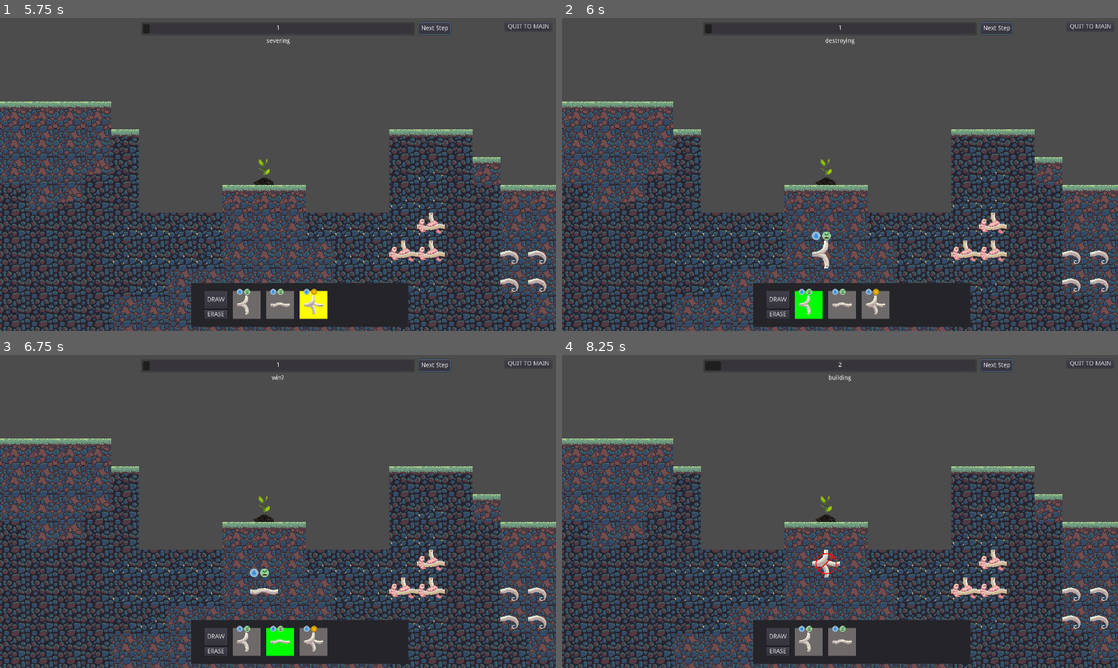
Above: before the commit, frames 1-4 (two rows, left to right).
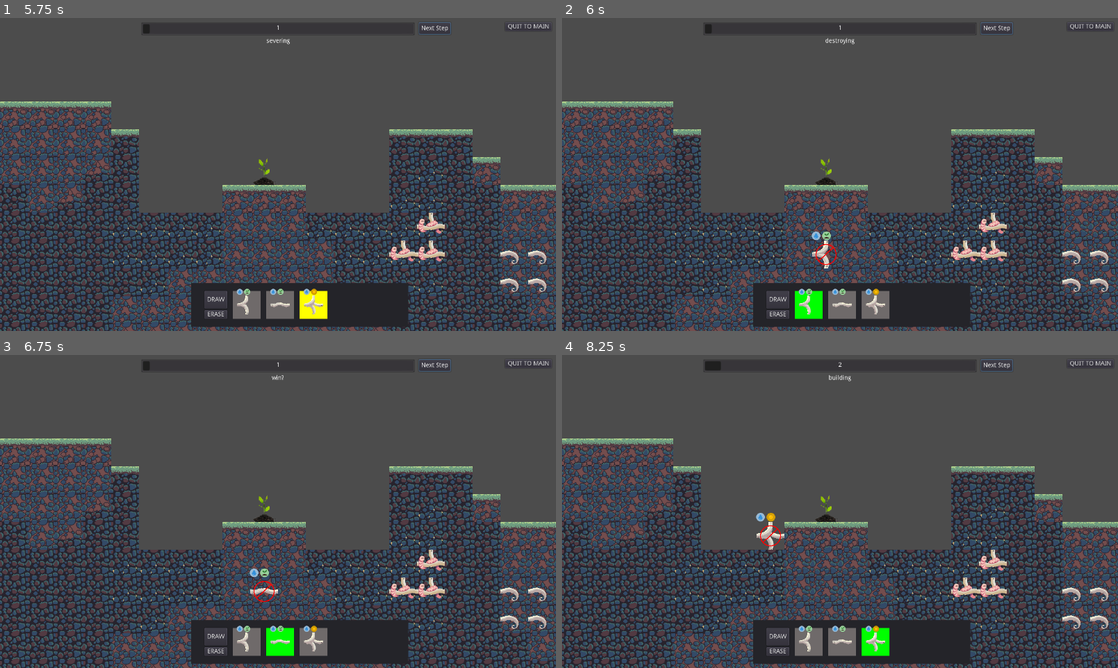
Above: after the commit, the same moments.

Repository: Gouellie/Roots
Game: Godot game, scene res://src/screens/main_menu.tscn
Same seed, same stepped clock (60 frames per second), same inputs: the game is played once before the commit and once after it.
Inputs (mouse positions are in pixels of both pictures, inside the frame that each line leads up to):
- Up to frame 1 (5.75 s): click "NEW GAME" at 0.5 s; click "Next Step" at 1.25 s; click "Next Step" at 2 s; click "DRAW" at 2.75 s; click "DRAW" at 3.5 s; click "Next Step" at 4.25 s; click "DRAW" at 5 s
- Up to frame 2 (6 s): tap Enter at 5.75 s; drag from (806, 305) to (828, 183) at 5.77 s
- Up to frame 3 (6.75 s): tap Space (ui_select) at 6.5 s; drag from (278, 642) to (266, 520) at 6.52 s
- Up to frame 4 (8.25 s): tap Enter at 7.25 s; move the mouse to (873, 642) at 7.27 s; hold A (rotate_ccw) 7.28-8 s; click (873, 642) at 7.42 s; tap Space (ui_select) at 8 s; drag from (812, 574) to (673, 464) at 8.02 s

Frame 1 is identical in both runs. In frame 2, less than 0.1% of the frame differs, in the area x 45-50%, y 72-79%; in frame 3, less than 0.1%; in frame 4, 0.9%, in the area x 34-59%, y 50-97%.

Commit message:
Finished tile placement validation
Now checking for valid connection to a root that's connected to the root network

Diff:
--- a/src/scenes/librairies/tiles/blueprints/tile_blueprint.gd
+++ b/src/scenes/librairies/tiles/blueprints/tile_blueprint.gd
@@ -4,6 +4,12 @@
 export (int) var tile_index
 
 onready var resource_manager : ResourceManager = $ResourceManager
+onready var _connections :Area2D= $skin/Connections
+
+onready var _connection_n :CollisionShape2D= $skin/Connections/CollisionShape2D_N
+onready var _connection_e :CollisionShape2D= $skin/Connections/CollisionShape2D_E
+onready var _connection_s :CollisionShape2D= $skin/Connections/CollisionShape2D_S
+onready var _connection_w :CollisionShape2D= $skin/Connections/CollisionShape2D_W
 
 var can_rotate : bool = true
 var real_rotation : float = 0.0
@@ -14,13 +20,15 @@
 	match tile_index:
 		Resources.TILES.STRAIGHT:
 			$skin/Sprite_Straight.visible = true
-
+			_connection_n.disabled = true
+			_connection_s.disabled = true
 		Resources.TILES.ELBOW:
 			$skin/Sprite_Elbow.visible = true
-
+			_connection_e.disabled = true
+			_connection_s.disabled = true
 		Resources.TILES.THREEWAY:
 			$skin/Sprite_ThreeWay.visible = true
-
+			_connection_e.disabled = true
 		Resources.TILES.FOURWAY:
 			$skin/Sprite_FourWay.visible = true
 			can_rotate = false
@@ -64,4 +72,10 @@
 
 
 func is_connected_to_network() -> bool:
-	return true
+	for area in _connections.get_overlapping_areas():
+		var a_owner = area.owner
+		if a_owner is Plant:
+			return true
+		if a_owner is Tile and a_owner.connected:
+			return true
+	return false
--- a/src/scenes/librairies/tiles/blueprints/tile_blueprint.tscn
+++ b/src/scenes/librairies/tiles/blueprints/tile_blueprint.tscn
@@ -1,10 +1,12 @@
-[gd_scene load_steps=6 format=2]
+[gd_scene load_steps=7 format=2]
 
 [ext_resource path="res://src/scenes/librairies/tiles/blueprints/tile_blueprint.gd" type="Script" id=1]
 [ext_resource path="res://src/scenes/resources/resource_manager.tscn" type="PackedScene" id=2]
 [ext_resource path="res://assets/tiles/roots_tile_sheet_export_no_gap.png" type="Texture" id=3]
 [ext_resource path="res://assets/icons/invalid.png" type="Texture" id=4]
 [ext_resource path="res://src/ui/resource_cost_stack_panel.tscn" type="PackedScene" id=5]
+
+[sub_resource type="CircleShape2D" id=1]
 
 [node name="TileBluePrint" type="Node2D"]
 script = ExtResource( 1 )
@@ -44,6 +46,25 @@
 region_enabled = true
 region_rect = Rect2( 256, 128, 64, 64 )
 
+[node name="Connections" type="Area2D" parent="skin"]
+collision_mask = 3
+
+[node name="CollisionShape2D_N" type="CollisionShape2D" parent="skin/Connections"]
+position = Vector2( 0, -32 )
+shape = SubResource( 1 )
+
+[node name="CollisionShape2D_E" type="CollisionShape2D" parent="skin/Connections"]
+position = Vector2( 32, 0 )
+shape = SubResource( 1 )
+
+[node name="CollisionShape2D_S" type="CollisionShape2D" parent="skin/Connections"]
+position = Vector2( 0, 32 )
+shape = SubResource( 1 )
+
+[node name="CollisionShape2D_W" type="CollisionShape2D" parent="skin/Connections"]
+position = Vector2( -32, 0 )
+shape = SubResource( 1 )
+
 [node name="Sprite_Invalid" type="Sprite" parent="."]
 visible = false
 texture = ExtResource( 4 )
